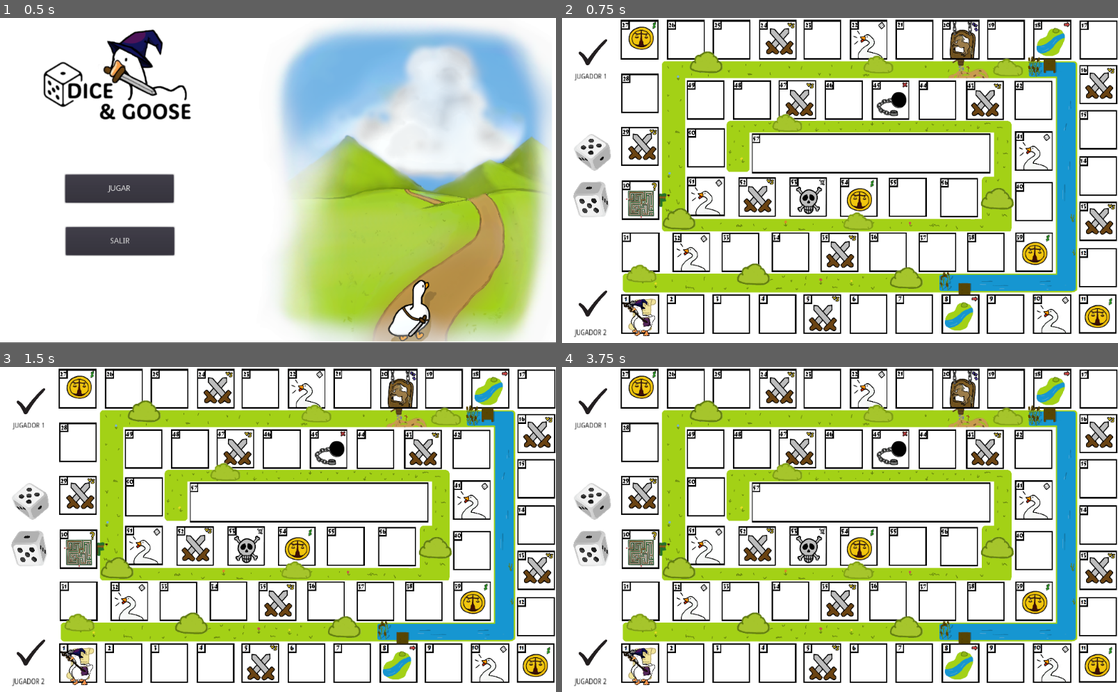
Above: before the commit, frames 1-4 (two rows, left to right).
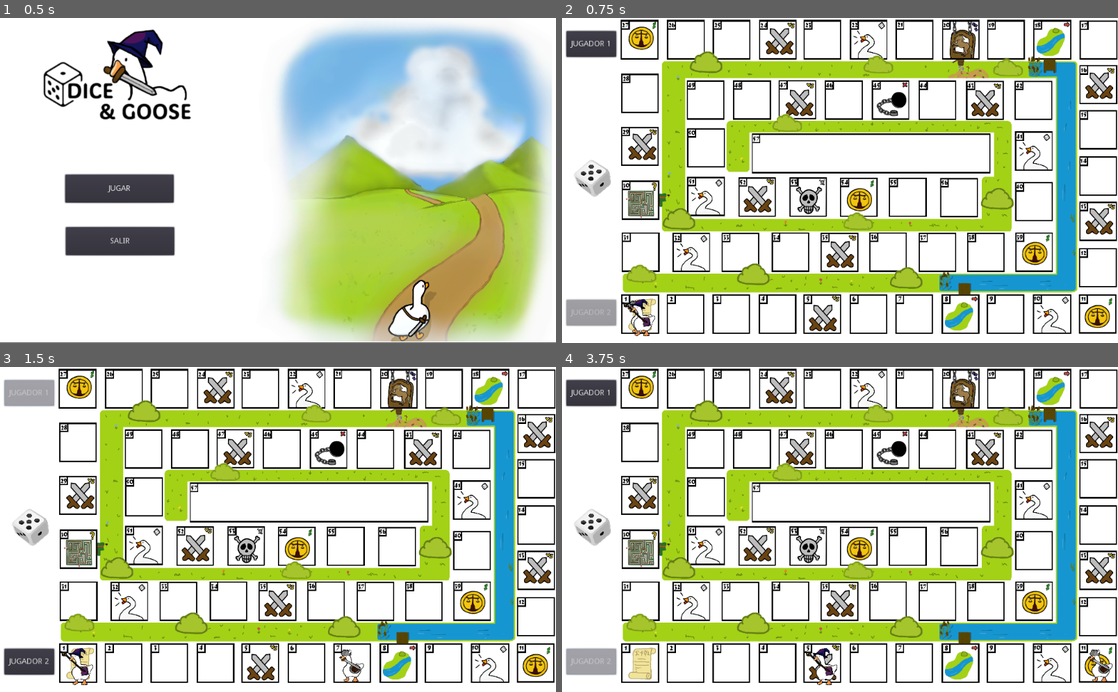
Above: after the commit, the same moments.

Repository: Ornnsuna/ProjecteJoc
Game: Godot game, scene res://Menu.tscn
Two runs of this game, one before a commit and one after it. Both use one fixed random seed, a clock stepped at 60 frames per second and the inputs below.
Inputs (mouse positions are in pixels of both pictures, inside the frame that each line leads up to):
- Up to frame 1 (0.5 s): no input
- Up to frame 2 (0.75 s): click "JUGAR" at 0.5 s
- Up to frame 3 (1.5 s): click (27, 393) at 1.25 s, where only the run after the commit has a clickable "JUGADOR 1"
- Up to frame 4 (3.75 s): click (589, 662) at 2 s, where only the run after the commit has a clickable "JUGADOR 2"; click (589, 393) at 2.75 s, where only the run after the commit has a clickable "JUGADOR 1"; click (589, 662) at 3.5 s, where only the run after the commit has a clickable "JUGADOR 2"

Frame 1 is identical in both runs. In frame 2, 2.6% of the frame differs, in the area x 0-10%, y 3-99%; in frame 3, 2.8%; in frame 4, 3.4%, in the area x 0-100%, y 3-99%.

Commit message:
Movimiento basico

Diff:
--- a/Juego.gd
+++ b/Juego.gd
@@ -12,8 +12,7 @@
 var random1 = 0
 var random2 = 0
 
-var turnP1: bool = true;
-var turnP2: bool = false;
+var turno_jugador = 1
 #var turnP3: bool = false;
 #var turnP4: bool = false;
 
@@ -26,6 +25,7 @@
 	timer.connect("timeout", self, "_on_timer_timeout")
 	timer.start()
 	mapa.pause_mode = Node.PAUSE_MODE_STOP
+	$jugador2.self_modulate.a = 0.5
 
 	# colocacion del array de los hijos node2D
 	for child in get_children():
@@ -36,8 +36,6 @@
 
 	jugador1.position = casillas[0].position
 	jugador2.position = casillas[0].position
-	jugador1.connect("input_event", self, "_on_player_clicked", [1])
-	jugador2.connect("input_event", self, "_on_player_clicked", [2])
 
 
 func _on_timer_timeout():
@@ -48,26 +46,43 @@
 		timer.stop()
 		mapa.pause_mode = Node.PAUSE_MODE_PROCESS
 
-func _on_player_clicked(viewport, event, shape_idx, player_id):
-	if event is InputEventMouseButton and event.pressed:
-		if (player_id == 1 and turnP1) or (player_id == 2 and turnP2):
-			_roll_dice(player_id)
-func _roll_dice(player_id):
-	var dice1 = randi() % 6 + 1  # Número aleatorio entre 1 y 6
-	var dice2 = randi() % 6 + 1
-	var total_move = dice1 + dice2
+func _roll_dice(jugador_id):
+	# Simular lanzamiento de los dos dados
+	var movimiento = randi() % 6 + 1
 
-	if player_id == 1:
-		posJug1 += total_move
-		if posJug1 >= casillas.size():
-			posJug1 = casillas.size() - 1  # Evitar desbordamientos
-		jugador1.global_position = casillas[posJug1].global_position
-		turnP1 = false
-		turnP2 = true  # Cambiar al turno del jugador 2
-	elif player_id == 2:
-		posJug2 += total_move
-		if posJug2 >= casillas.size():
-			posJug2 = casillas.size() - 1
-		jugador2.global_position = casillas[posJug2].global_position
-		turnP2 = false
-		turnP1 = true  # Cambiar al turno del jugador 1
+
+	print("Jugador", jugador_id, "tiró", movimiento)
+
+	# Mover al jugador
+	if jugador_id == 1:
+		posJug1 = _mover_jugador(posJug1, movimiento, jugador1)
+	elif jugador_id == 2:
+		posJug2 = _mover_jugador(posJug2, movimiento, jugador2)
+
+func _mover_jugador(posicion_actual, movimiento, sprite):
+	# Calcular nueva posición
+	var nueva_posicion = posicion_actual + movimiento
+	if nueva_posicion >= NUM_CASILLAS:
+		print("¡El jugador ha llegado al final!")
+		nueva_posicion = NUM_CASILLAS - 1  # Mantener dentro del tablero
+
+	# Mover el sprite a la nueva casilla
+	sprite.position = casillas[nueva_posicion].position
+	print("Nueva posición del jugador:", nueva_posicion)
+	return nueva_posicion
+
+
+func _on_jugador1_pressed():
+	if turno_jugador == 1:
+		_roll_dice(1)  # Jugador 1 lanza los dados
+		$jugador1.self_modulate.a = 0.5
+		$jugador2.self_modulate.a = 1
+		turno_jugador = 2  # Pasa el turno al jugador 2place with function body.
+
+
+func _on_jugador2_pressed():
+	if turno_jugador == 2:
+		_roll_dice(2)  # Jugador 1 lanza los dados
+		$jugador2.self_modulate.a = 0.5
+		$jugador1.self_modulate.a = 1
+		turno_jugador = 1  # Pasa el turno al jugador 2place with function body.
--- a/Juego.tscn
+++ b/Juego.tscn
@@ -1,9 +1,8 @@
-[gd_scene load_steps=8 format=2]
+[gd_scene load_steps=7 format=2]
 
 [ext_resource path="res://Resources/mapa.png" type="Texture" id=1]
 [ext_resource path="res://Juego.gd" type="Script" id=2]
 [ext_resource path="res://Resources/reglas.png" type="Texture" id=3]
-[ext_resource path="res://Resources/click.png" type="Texture" id=4]
 [ext_resource path="res://Resources/dado_prueba.png" type="Texture" id=5]
 [ext_resource path="res://Resources/guerrero.png" type="Texture" id=6]
 [ext_resource path="res://Resources/mago.png" type="Texture" id=7]
@@ -17,66 +16,23 @@
 scale = Vector2( 0.353909, 0.37831 )
 texture = ExtResource( 1 )
 
-[node name="Click1" type="Sprite" parent="."]
-position = Vector2( -40, 63.9999 )
-scale = Vector2( 0.2375, 0.233475 )
-texture = ExtResource( 4 )
-
-[node name="jugador1" type="Label" parent="Click1"]
-modulate = Color( 0, 0, 0, 1 )
-anchor_left = 0.099
-anchor_top = 0.173
-anchor_right = 0.42
-anchor_bottom = 0.218
-margin_left = -334.838
-margin_top = 86.0251
-margin_right = -261.838
-margin_bottom = 134.025
-rect_scale = Vector2( 3.34661, 4.15477 )
-text = "JUGADOR 1
-
-"
-align = 1
-valign = 1
-percent_visible = -0.125
-__meta__ = {
-"_edit_group_": true
-}
-
-[node name="Click2" type="Sprite" parent="."]
-position = Vector2( -40, 528 )
-scale = Vector2( 0.2375, 0.233475 )
-texture = ExtResource( 4 )
-
-[node name="jugador2" type="Label" parent="Click2"]
-modulate = Color( 0, 0, 0, 1 )
-anchor_left = 0.099
-anchor_top = 0.173
-anchor_right = 0.42
-anchor_bottom = 0.218
-margin_left = -166.417
-margin_top = 145.989
-margin_right = -196.137
-margin_bottom = 180.714
-rect_scale = Vector2( 3.34661, 4.49743 )
-text = "JUGADOR 2
-
-"
-align = 1
-valign = 1
-__meta__ = {
-"_edit_group_": true
-}
+[node name="jugador1" type="Button" parent="."]
+margin_left = -88.0
+margin_top = 24.0
+margin_right = 4.0
+margin_bottom = 72.0
+text = "JUGADOR 1"
+
+[node name="jugador2" type="Button" parent="."]
+margin_left = -88.0
+margin_top = 520.0
+margin_right = 4.0
+margin_bottom = 568.0
+text = "JUGADOR 2"
 
 [node name="dado1" type="Sprite" parent="."]
-position = Vector2( -40, 248 )
+position = Vector2( -40, 296 )
 scale = Vector2( 0.0732623, 0.0689302 )
-texture = ExtResource( 5 )
-
-[node name="dado2" type="Sprite" parent="."]
-position = Vector2( -40, 336 )
-rotation = -2.43814
-scale = Vector2( 0.0790481, 0.0765338 )
 texture = ExtResource( 5 )
 
 [node name="ficha1" type="Sprite" parent="."]
@@ -267,3 +223,6 @@
 
 [node name="57" type="Node2D" parent="."]
 position = Vector2( 504, 256 )
+
+[connection signal="pressed" from="jugador1" to="." method="_on_jugador1_pressed"]
+[connection signal="pressed" from="jugador2" to="." method="_on_jugador2_pressed"]
